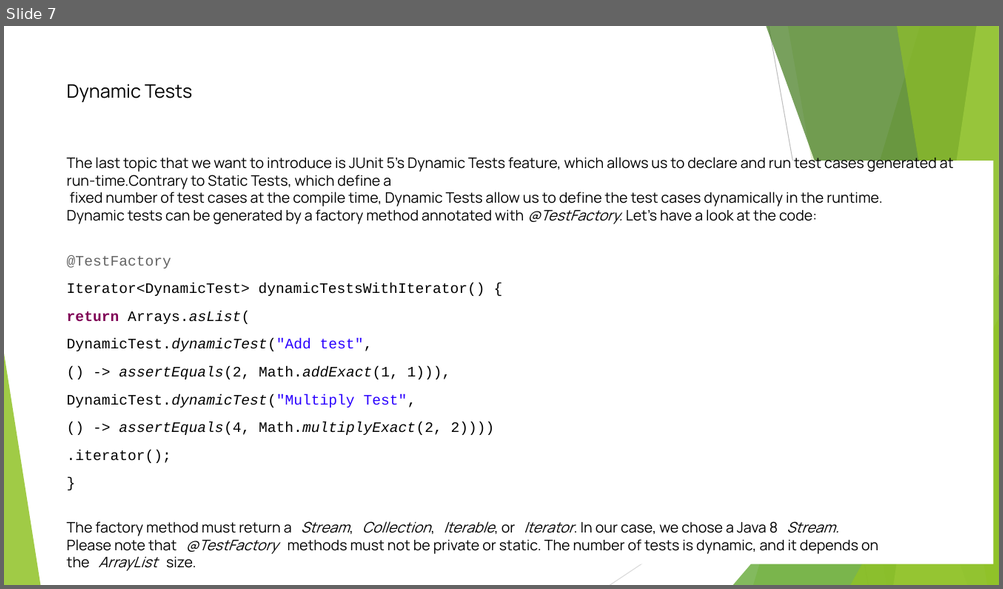
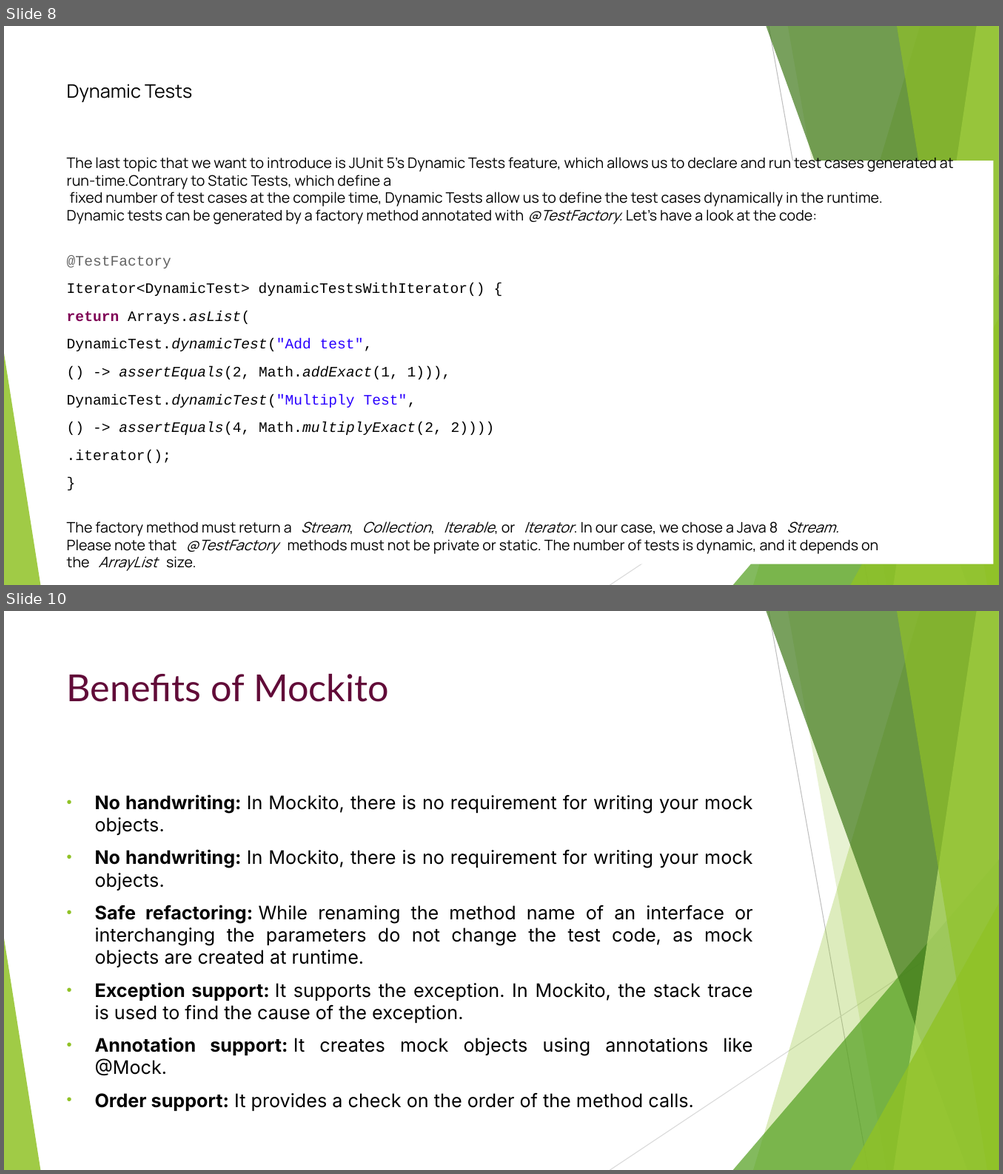
Before and after one commit to madhav123/junit5-ex, a slide deck: Junit5-indtoduction.pptx. Shown one above the other, each under a label of ours: slide 7 before the commit, slides 8 and 10 after it; the slides between them are not shown. The pictures are 1003x589 and 1003x1174 pixels, drawn with LibreOffice and Linux fonts; fonts in the diff are those of the drawing. Boxes give left, top, right and bottom in pixels: in the first picture for what was removed or moved away, otherwise in the second. Text is boxed around its words. In the diff, an @@ line names an element or a change of style, - is before the commit and + after.

```diff
--- a/Junit5-indtoduction.pptx
+++ b/Junit5-indtoduction.pptx
@@ slide 10 added at (4,611,999,1170), background #FFFFFF; not listed: 10 template elements that a slide beside it also shows @@
@@ title added at (67,674,389,702), 36 pt, text #610B38 @@
+Benefits of Mockito
@@ text added at (95,795,753,1111), 18 pt, text #000000 @@
+• No handwriting: In Mockito, there is no requirement for writing your mock objects.
+• No handwriting: In Mockito, there is no requirement for writing your mock objects.
+• Safe refactoring: While renaming the method name of an interface or interchanging the parameters do not change the test code, as mock objects are created at runtime.
+• Exception support: It supports the exception. In Mockito, the stack trace is used to find the cause of the exception.
+• Annotation support: It creates mock objects using annotations like @Mock.
+• Order support: It provides a check on the order of the method calls.
@@ what was slide 7 is now slide 8 @@
```
Also in this commit, not shown: 2 slides changed, 3 other slides added, 1 slide removed, 1 other file.
